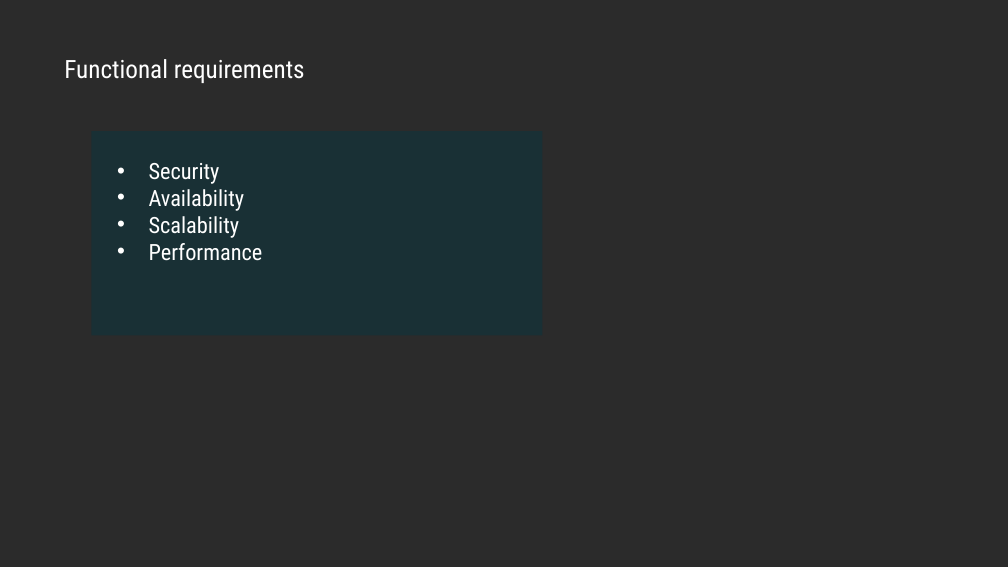
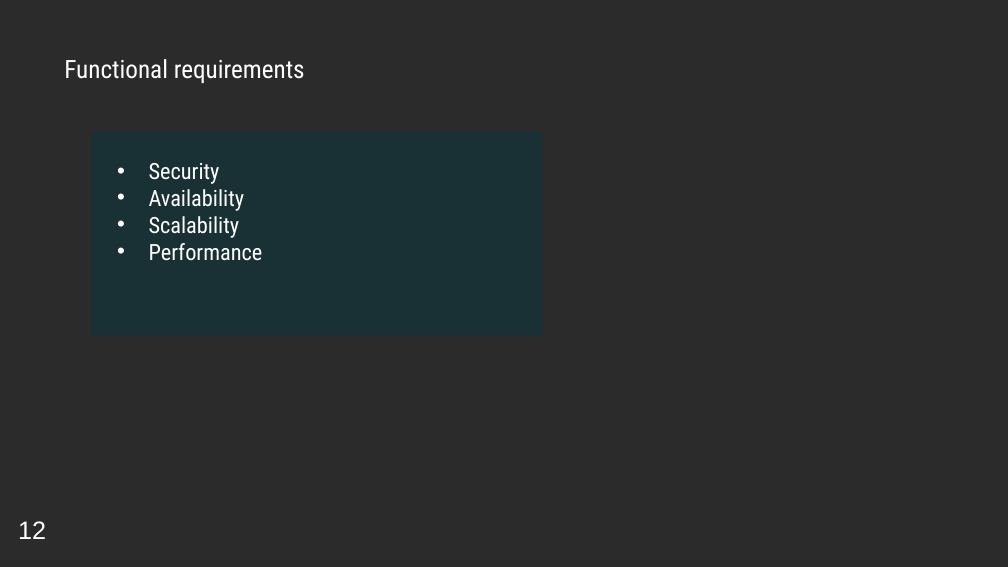
Before and after one commit to YoussifAssem/Genatac, a slide deck: slide 15 of E-Genetics/presentations/SRS (2).pptx. Drawn at 1008x567 pixels with LibreOffice and Linux fonts; fonts in the diff are those of the drawing; background and template pictures are left out; a plain dark background stands for a picture behind light text. Boxes give left, top, right and bottom in pixels: in the first picture for what was removed or moved away, otherwise in the second. Text is boxed around its words. In the diff, an @@ line names an element or a change of style, - is before the commit and + after.

```diff
--- a/E-Genetics/presentations/SRS (2).pptx
+++ b/E-Genetics/presentations/SRS (2).pptx
@@ text added at <box>18,521,46,539</box>, 18 pt, text #FFFFFF @@
+12
```
Also in this commit, not shown: 15 other slides changed.
